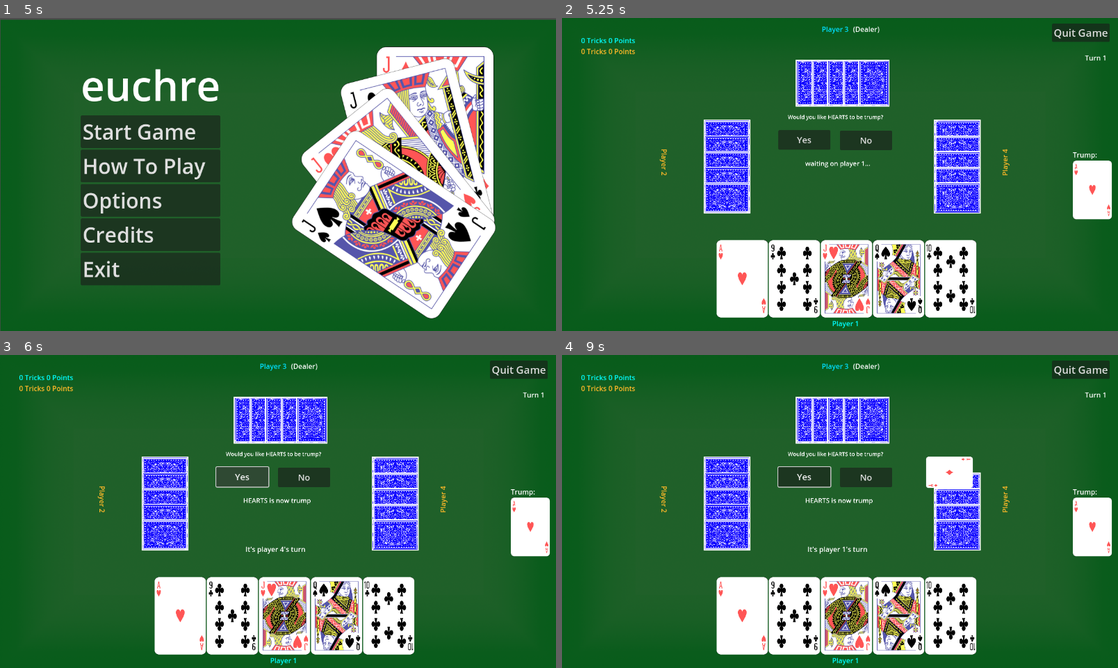
Above: before the commit, frames 1-4 (two rows, left to right).
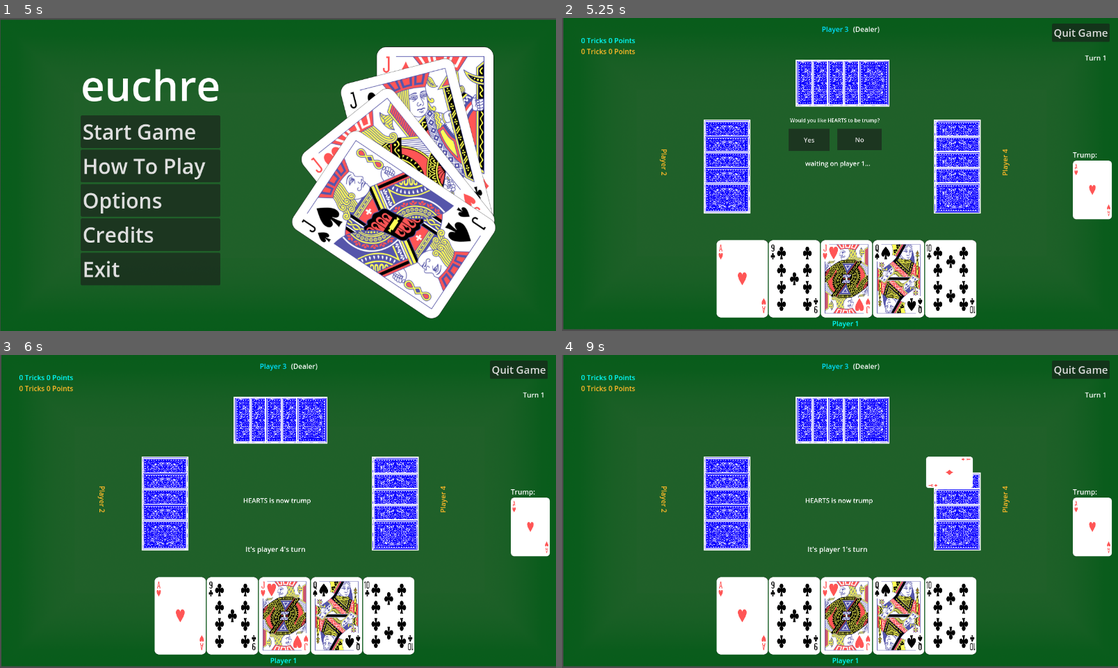
Above: after the commit, the same moments.

Repository: rayaboutany/Euchre
Game: Godot game, scene res://scenes/mainmenu.tscn
The game is run twice, just before and just after one commit, with the same random seed, the same clock (stepped at 60 frames per second) and the same inputs.
Inputs (mouse positions are in pixels of both pictures, inside the frame that each line leads up to):
- Up to frame 1 (5 s): click "How To Play" at 0.5 s; click "Back" at 1.25 s; click "Options" at 2 s; click "Back" at 2.75 s; click "Credits" at 3.5 s; click "Back" at 4.25 s
- Up to frame 2 (5.25 s): click "Start Game" at 5 s
- Up to frame 3 (6 s): click "Yes" at 5.75 s
- Up to frame 4 (9 s): click (867, 477) at 6.5 s, where only the run before the commit has a clickable "No"; click (806, 477) at 7.25 s, where only the run before the commit has a clickable "Yes"; click (806, 477) at 8 s, where only the run before the commit has a clickable "Yes"; tap Enter at 8.75 s; move the mouse to (962, 495) at 8.77 s; click (962, 495) at 8.92 s

Frame 1 is identical in both runs. In frame 2, 1.6% of the frame differs, in the area x 0-100%, y 0-100%; in frame 3, 1.8%; in frame 4, 2.3%.

Commit message:
additional changes?

Diff:
--- a/scenes/table.tscn
+++ b/scenes/table.tscn
@@ -7,6 +7,8 @@
 [ext_resource type="Script" path="res://scenes/turnNumber.gd" id="5_jrwic"]
 [ext_resource type="Script" path="res://scenes/Label3.gd" id="6_k3f6b"]
 [ext_resource type="Script" path="res://scenes/Timer.gd" id="7_hkfmt"]
+[ext_resource type="Script" path="res://scenes/Control6.gd" id="7_odjff"]
+[ext_resource type="Script" path="res://scenes/buttoncard6.gd" id="8_xh04b"]
 [ext_resource type="Script" path="res://scenes/buttoncard1.gd" id="9_tg204"]
 [ext_resource type="Script" path="res://scenes/Label2.gd" id="11_4ee3c"]
 [ext_resource type="Script" path="res://scenes/trickScore.gd" id="11_7tkpw"]
@@ -20,8 +22,10 @@
 script = ExtResource("1_wwq6p")
 
 [node name="TextureRect" type="TextureRect" parent="."]
-offset_right = 1920.0
-offset_bottom = 1080.0
+offset_left = 3.0
+offset_top = -4.00001
+offset_right = 1923.0
+offset_bottom = 1076.0
 scale = Vector2(0.667711, 0.667115)
 texture = ExtResource("1_xui37")
 
@@ -50,17 +54,6 @@
 scale = Vector2(0.25, 0.25)
 script = ExtResource("4_yeeve")
 
-[node name="Label2" type="Label" parent="TextureRect2"]
-layout_mode = 0
-offset_left = -2624.0
-offset_top = -436.0
-offset_right = -1850.0
-offset_bottom = -344.0
-theme_override_font_sizes/font_size = 50
-text = "Would you like        to be trump?"
-horizontal_alignment = 1
-script = ExtResource("11_4ee3c")
-
 [node name="Label" type="Label" parent="TextureRect2"]
 layout_mode = 0
 offset_left = -2464.0
@@ -75,6 +68,46 @@
 wait_time = 3.0
 one_shot = true
 script = ExtResource("7_hkfmt")
+
+[node name="Control6" type="Control" parent="TextureRect2"]
+layout_mode = 3
+anchors_preset = 0
+offset_left = -4704.0
+offset_top = -1312.0
+offset_right = -4664.0
+offset_bottom = -1272.0
+script = ExtResource("7_odjff")
+
+[node name="buttoncard6" type="Button" parent="TextureRect2/Control6"]
+layout_mode = 0
+offset_left = 2088.0
+offset_top = 1020.0
+offset_right = 2464.0
+offset_bottom = 1224.0
+theme_override_font_sizes/font_size = 60
+text = "Yes"
+script = ExtResource("8_xh04b")
+
+[node name="buttoncard1" type="Button" parent="TextureRect2/Control6"]
+layout_mode = 0
+offset_left = 2536.0
+offset_top = 1020.0
+offset_right = 2944.0
+offset_bottom = 1217.0
+theme_override_font_sizes/font_size = 60
+text = "No"
+script = ExtResource("9_tg204")
+
+[node name="Label2" type="Label" parent="TextureRect2/Control6"]
+layout_mode = 0
+offset_left = 2100.0
+offset_top = 908.0
+offset_right = 2874.0
+offset_bottom = 977.0
+theme_override_font_sizes/font_size = 47
+text = "Would you like <  >       to be trump?"
+horizontal_alignment = 1
+script = ExtResource("11_4ee3c")
 
 [node name="turnNumber" type="Label" parent="."]
 offset_left = 1201.0
@@ -192,32 +225,6 @@
 text = "It's player X's turn"
 script = ExtResource("6_k3f6b")
 
-[node name="Control6" type="Control" parent="."]
-layout_mode = 3
-anchors_preset = 0
-offset_right = 40.0
-offset_bottom = 40.0
-
-[node name="buttoncard6" type="Button" parent="Control6"]
-layout_mode = 0
-offset_left = 498.0
-offset_top = 258.0
-offset_right = 618.0
-offset_bottom = 303.0
-theme_override_font_sizes/font_size = 20
-text = "Yes"
-script = ExtResource("9_tg204")
-
-[node name="buttoncard1" type="Button" parent="Control6"]
-layout_mode = 0
-offset_left = 640.0
-offset_top = 259.0
-offset_right = 760.0
-offset_bottom = 304.0
-theme_override_font_sizes/font_size = 20
-text = "No"
-script = ExtResource("9_tg204")
-
 [node name="dealerLabel" type="Label" parent="."]
 offset_left = 1009.0
 offset_top = 294.0
@@ -276,12 +283,14 @@
 [connection signal="work" from="." to="Control5/Label3" method="_on_node_2d_work"]
 [connection signal="pressed" from="Button" to="Button" method="_on_pressed"]
 [connection signal="timeout" from="TextureRect2/Label/Timer" to="TextureRect2/Label" method="_on_timer_timeout"]
+[connection signal="pressed" from="TextureRect2/Control6/buttoncard6" to="TextureRect2/Label" method="_on_buttoncard_6_pressed"]
+[connection signal="pressed" from="TextureRect2/Control6/buttoncard6" to="TextureRect2/Label" method="_on_buttoncard_2_pressed"]
+[connection signal="pressed" from="TextureRect2/Control6/buttoncard6" to="TextureRect2/Control6" method="_on_buttoncard_6_pressed"]
+[connection signal="pressed" from="TextureRect2/Control6/buttoncard6" to="Control5/Label3" method="_on_buttoncard_1_pressed"]
+[connection signal="pressed" from="TextureRect2/Control6/buttoncard1" to="TextureRect2/Label" method="_on_buttoncard_1_pressed"]
+[connection signal="pressed" from="TextureRect2/Control6/buttoncard1" to="TextureRect2/Control6" method="_on_buttoncard_1_pressed"]
+[connection signal="pressed" from="TextureRect2/Control6/buttoncard1" to="Control5/Label3" method="_on_buttoncard_1_pressed"]
 [connection signal="focus_exited" from="Control5/Label3" to="." method="_on_label_3_focus_exited"]
-[connection signal="pressed" from="Control6/buttoncard6" to="TextureRect2/Label" method="_on_buttoncard_2_pressed"]
-[connection signal="pressed" from="Control6/buttoncard6" to="TextureRect2/Label" method="_on_buttoncard_6_pressed"]
-[connection signal="pressed" from="Control6/buttoncard6" to="Control5/Label3" method="_on_buttoncard_1_pressed"]
-[connection signal="pressed" from="Control6/buttoncard1" to="TextureRect2/Label" method="_on_buttoncard_1_pressed"]
-[connection signal="pressed" from="Control6/buttoncard1" to="Control5/Label3" method="_on_buttoncard_1_pressed"]
 [connection signal="pressed" from="GameMenu/NinePatchRect/VBoxContainer/Back To Game" to="GameMenu" method="_on_back_to_game_pressed"]
 [connection signal="pressed" from="GameMenu/NinePatchRect/VBoxContainer/Pause" to="GameMenu" method="_on_pause_pressed"]
 [connection signal="pressed" from="GameMenu/NinePatchRect/VBoxContainer/Play" to="GameMenu" method="_on_play_pressed"]
Binary file added: assets/Screenshot 2024-04-13 at 4.50.32 PM.png
Not shown, added: assets/Screenshot 2024-04-13 at 4.50.32 PM.png.import
Not shown: 1 places in scenes/table.tscn that only renumber resources
Not shown, added: assets/.DS_Store
